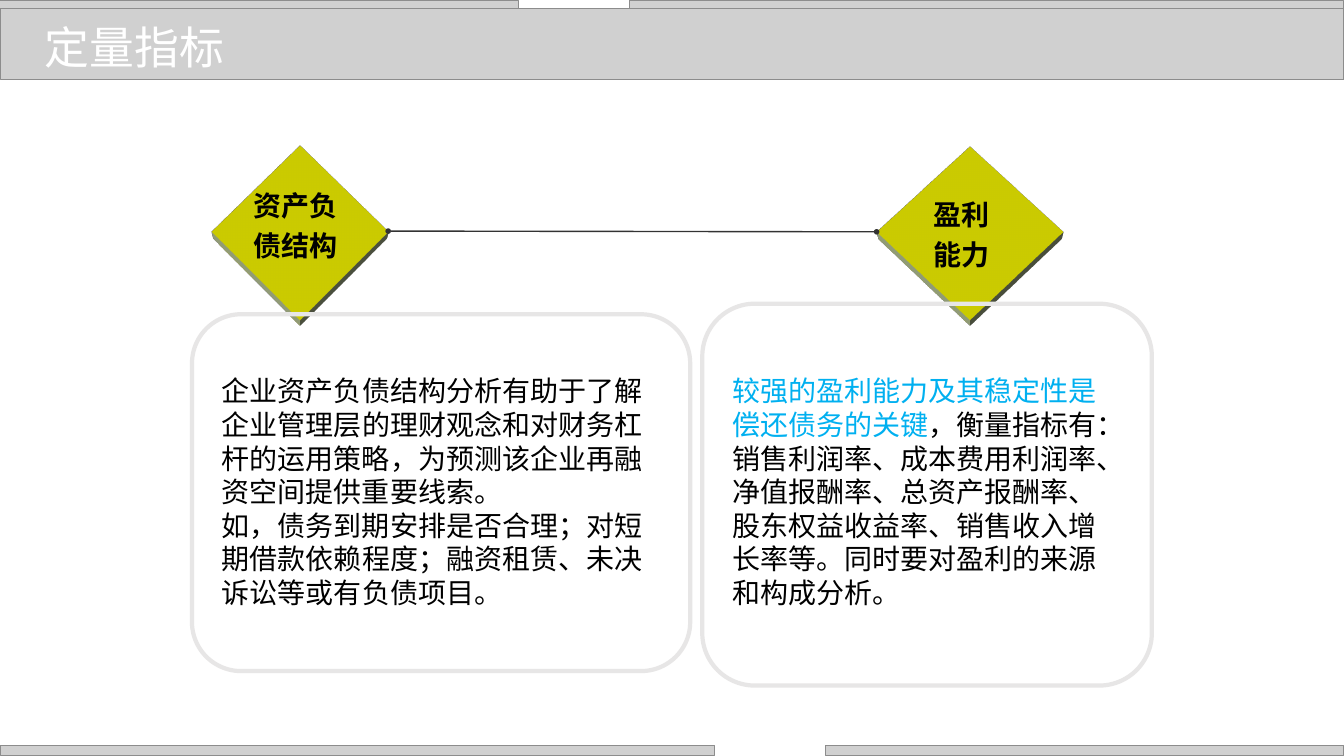
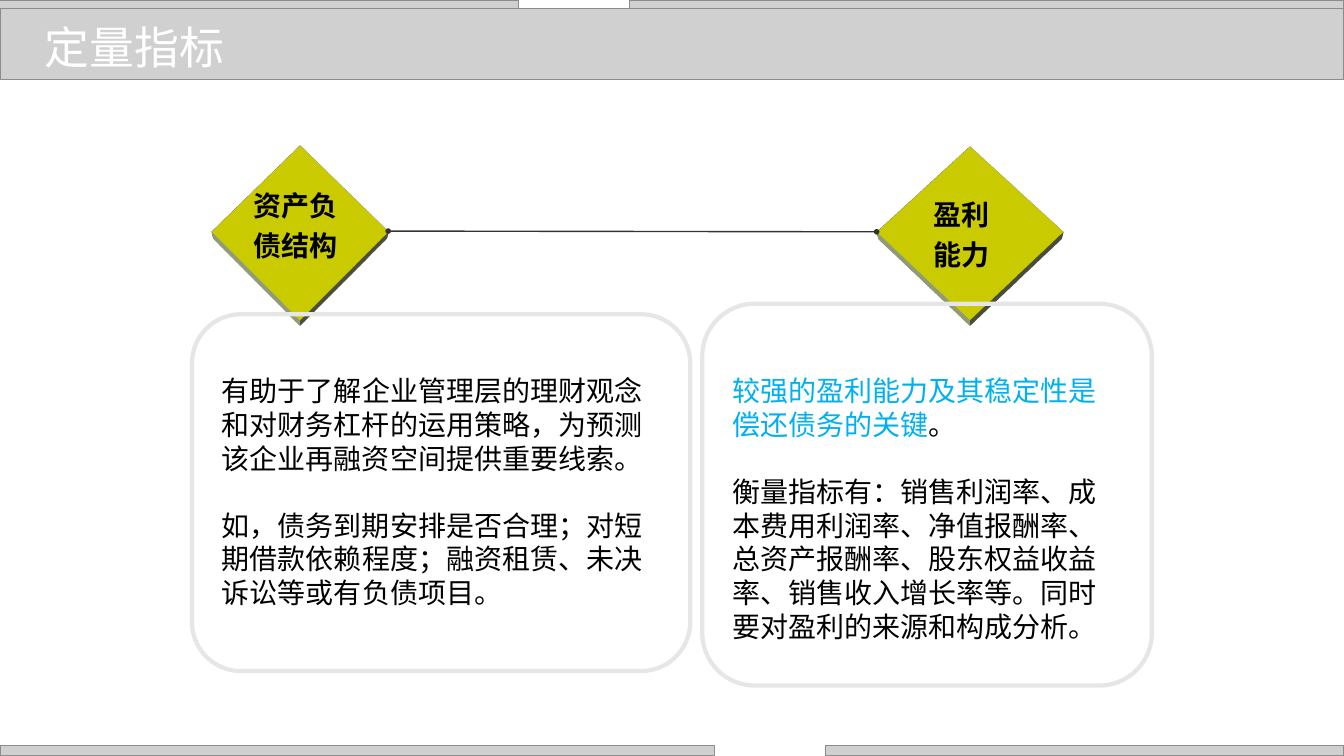
Before and after one commit to zhangjianzhang/internet_credit, a slide deck: slide 25 of files/slides/lecture_4.pptx. Drawn at 1344x756 pixels with LibreOffice and Linux fonts; fonts in the diff are those of the drawing; grey boxes stand for pictures; background and template pictures are left out. Boxes give left, top, right and bottom in pixels: in the first picture for what was removed or moved away, otherwise in the second. Text is boxed around its words. In the diff, an @@ line names an element or a change of style, - is before the commit and + after.

```diff
--- a/files/slides/lecture_4.pptx
+++ b/files/slides/lecture_4.pptx
@@ text at bbox=[222, 377, 643, 472]: text changed @@
-  企业资产负债结构分析有助于了解企业管理层的理财观念和对财务杠杆的运用策略，为预测该企业再融资空间提供重要线索。
+  有助于了解企业管理层的理财观念和对财务杠杆的运用策略，为预测该企业再融资空间提供重要线索。
@@ text at bbox=[732, 377, 1097, 640]: text changed @@
-较强的盈利能力及其稳定性是偿还债务的关键，衡量指标有：销售利润率、成本费用利润率、净值报酬率、总资产报酬率、股东权益收益率、销售收入增长率等。同时要对盈利的来源和构成分析。
+较强的盈利能力及其稳定性是偿还债务的关键。
+衡量指标有：销售利润率、成本费用利润率、净值报酬率、总资产报酬率、股东权益收益率、销售收入增长率等。同时要对盈利的来源和构成分析。
```
Also in this commit, not shown: 20 other slides changed, 5 other files.
